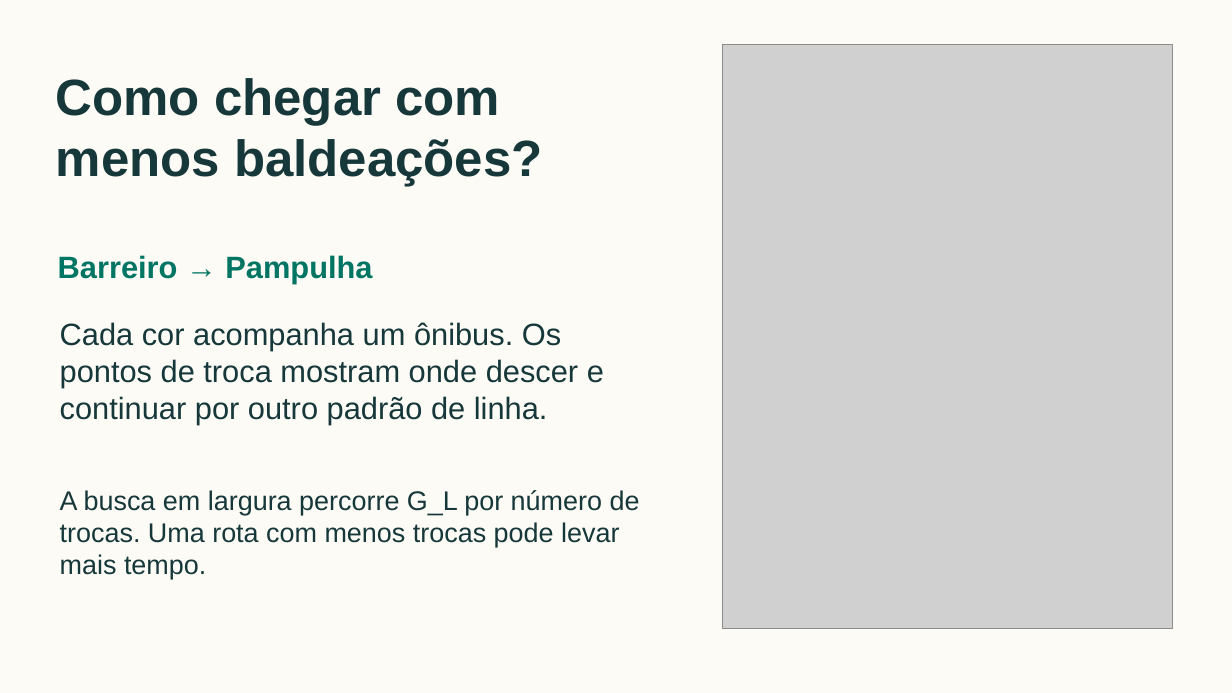
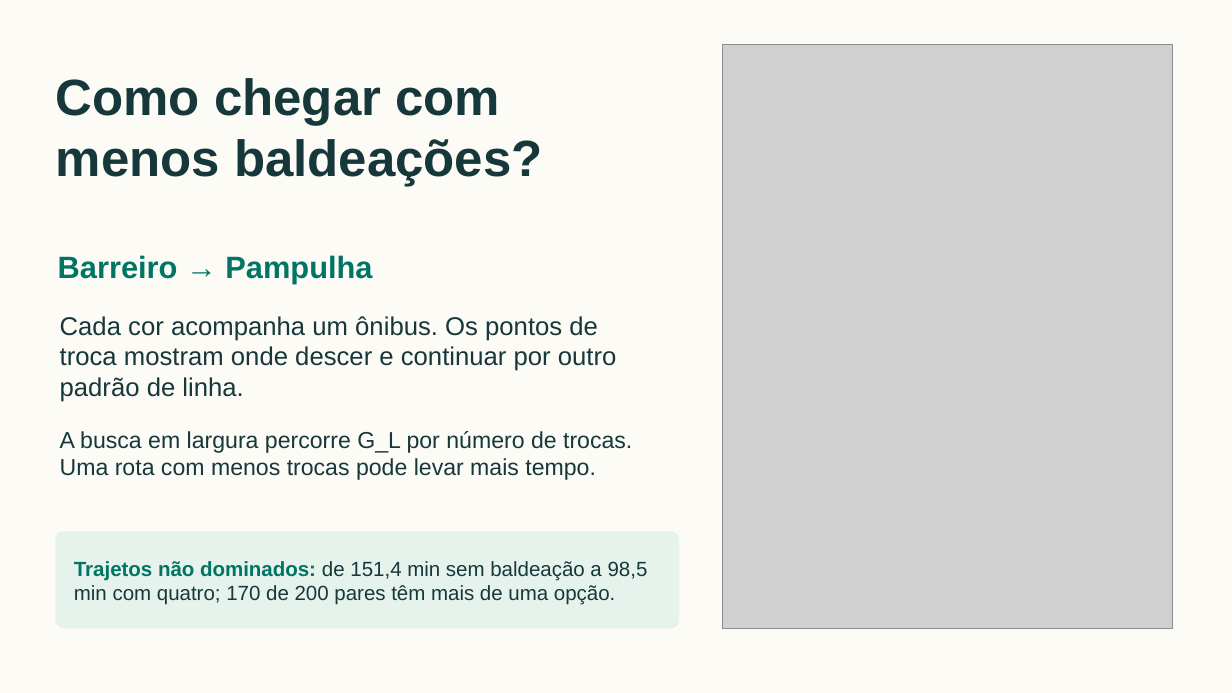
Before and after one commit to henriquegdc/grafos-transporte-bh, a slide deck: slide 6 of apresentacao/grafos-transporte-bh.pptx. Drawn at 1232x693 pixels with LibreOffice and Linux fonts; fonts in the diff are those of the drawing; grey boxes stand for pictures. Boxes give left, top, right and bottom in pixels: in the first picture for what was removed or moved away, otherwise in the second. Text is boxed around its words. In the diff, an @@ line names an element or a change of style, - is before the commit and + after.

Commit message:
docs(ENT-SLIDES): aplica a revisao do #72
A lamina 11 passa a comparar com o NetworkX no G_P real (razoes e
inclinacoes de comparacao-networkx e complexidade de 20/11) e o JSON da
grade 5x5, sem registro em feature, sai do PR. Todas as laminas usam o
GTFS de 18/11; espera, isocrona e tempos vem das medicoes regeradas no
#74. Notas reatribuidas para quem fez cada parte, com uma linha numerica
para nao dominados, comunidades e falhas multiplas, e figuras trocadas
por recortes ou cartoes legiveis.

```diff
--- a/apresentacao/grafos-transporte-bh.pptx
+++ b/apresentacao/grafos-transporte-bh.pptx
@@ text "Cada cor acompanha um ônibus. ..." at (x1=60, y1=316, x2=617, y2=402): size 24 to 20 pt @@
@@ text "A busca em largura percorre ..." moved from (x1=60, y1=490, x2=640, y2=579) to (x1=60, y1=431, x2=632, y2=480) @@
@@ text "A busca em largura percorre ..." at (x1=60, y1=431, x2=632, y2=480): size 21 to 18 pt @@
@@ rounded rectangle added at (x1=55, y1=531, x2=679, y2=628), fill #E6F2EC @@
@@ text added at (x1=74, y1=561, x2=648, y2=605), 16 pt, text #17383A @@
+Trajetos não dominados: de 151,4 min sem baldeação a 98,5 min com quatro; 170 de 200 pares têm mais de uma opção.
```
Also in this commit, not shown: 9 other slides changed, 2 other files.
